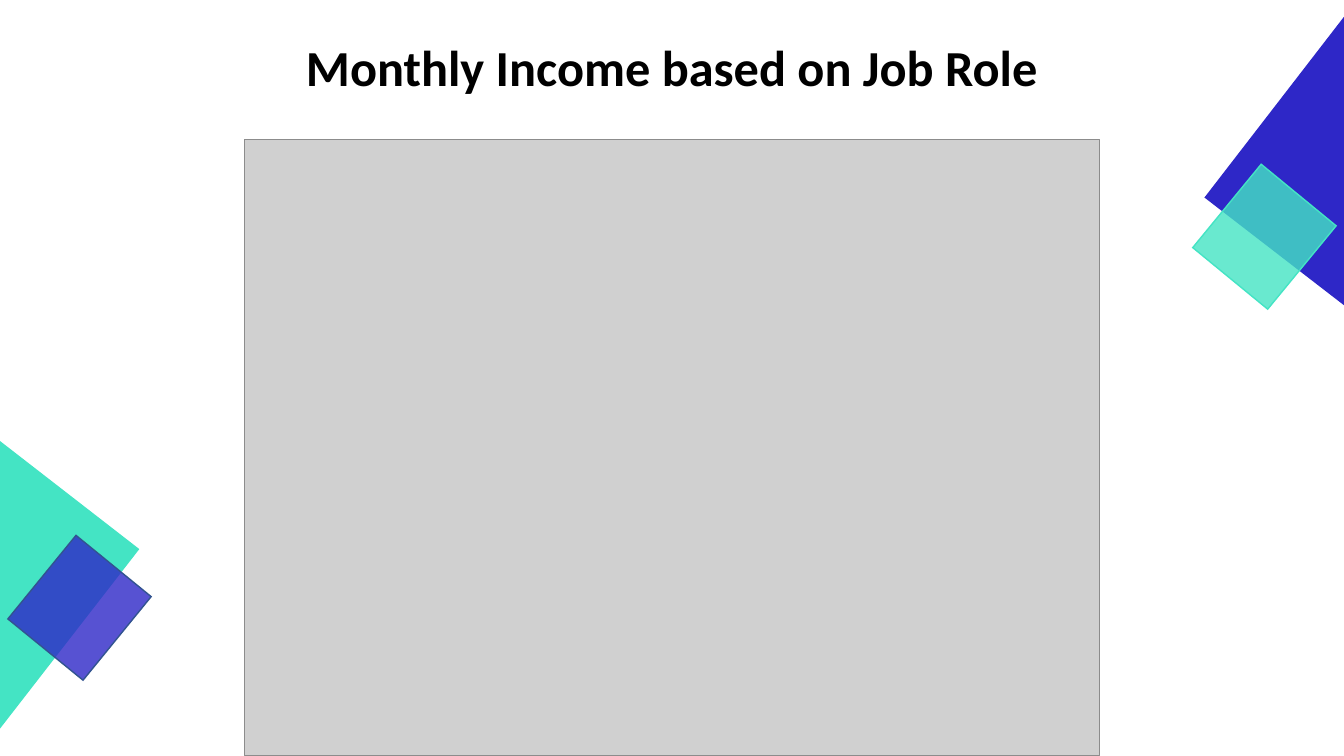
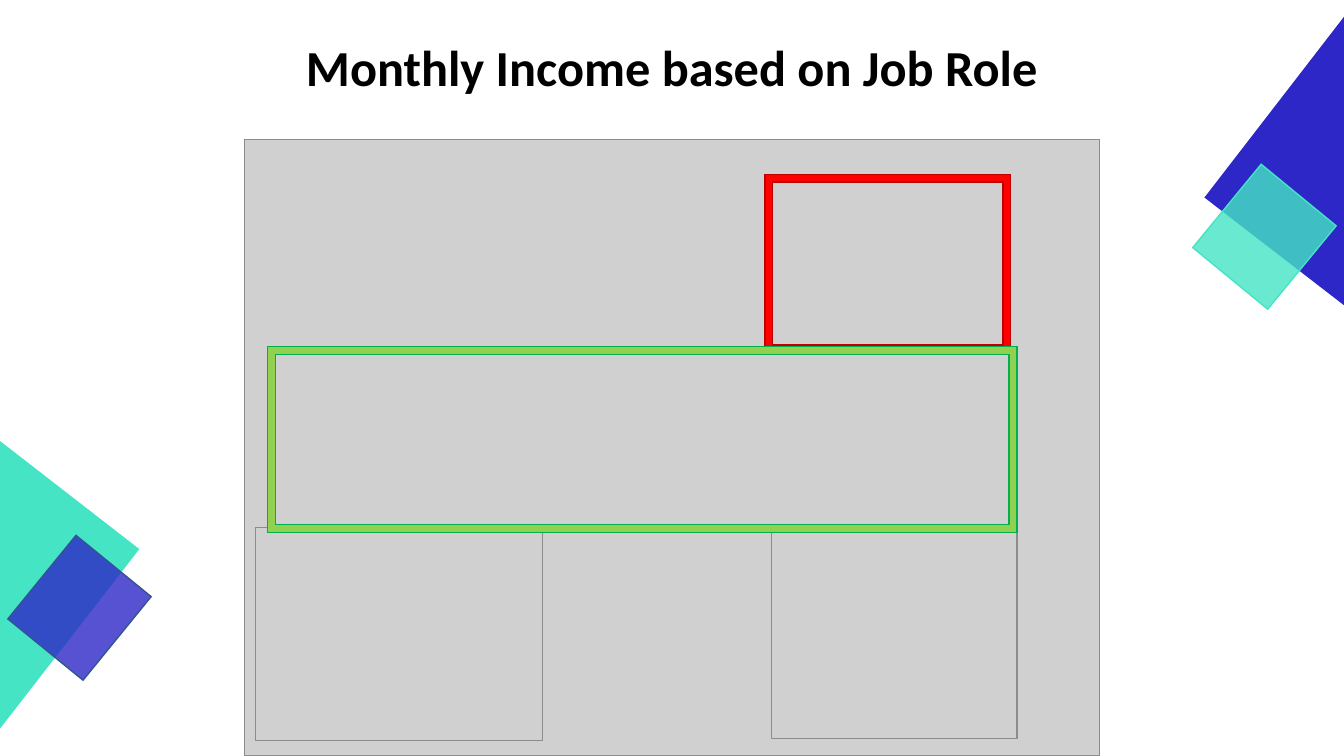
Before and after one commit to GraduateSchoolWork/CaseStudy2_DDS, a slide deck: slide 8 of DDS_Project_2_Presentation.pptx. Drawn at 1344x756 pixels with LibreOffice and Linux fonts; fonts in the diff are those of the drawing; grey boxes stand for pictures. Boxes give left, top, right and bottom in pixels: in the first picture for what was removed or moved away, otherwise in the second. Text is boxed around its words. In the diff, an @@ line names an element or a change of style, - is before the commit and + after.

```diff
--- a/DDS_Project_2_Presentation.pptx
+++ b/DDS_Project_2_Presentation.pptx
@@ frame added at bbox=[765, 174, 1011, 353], fill #FF0000, outline #C00000 1 pt @@
@@ frame added at bbox=[267, 347, 1017, 533], fill #92D050, outline #00B050 1 pt @@
@@ picture added at bbox=[256, 527, 543, 740] @@
@@ picture added at bbox=[771, 526, 1017, 739] @@
```
Also in this commit, not shown: 4 other slides changed.
